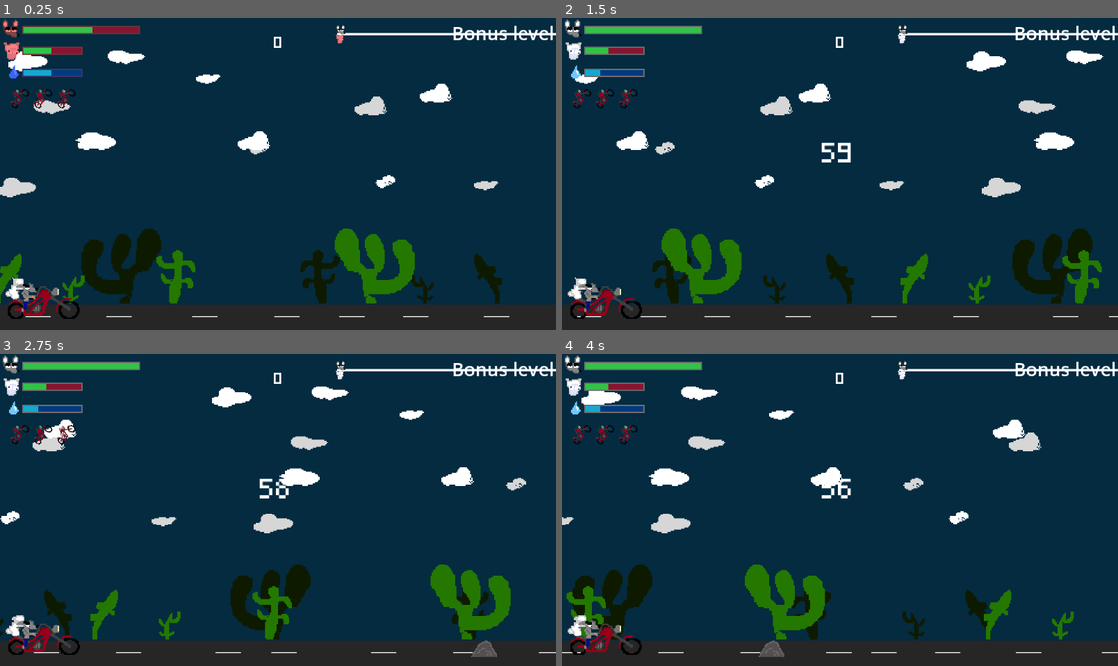
Above: before the commit, frames 1-4 (two rows, left to right).
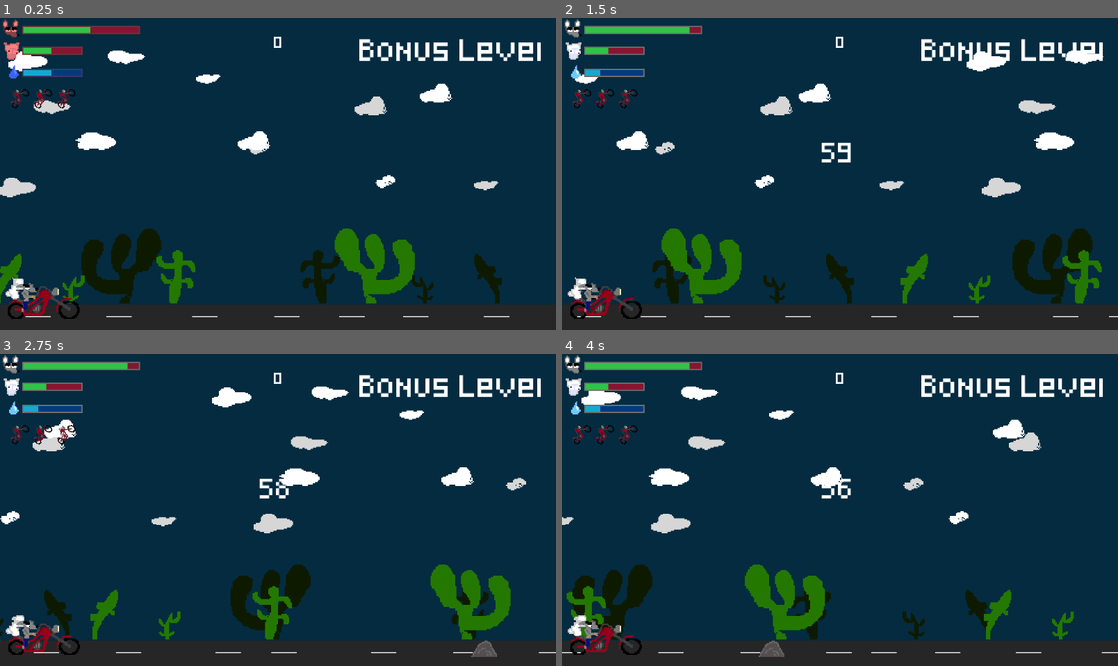
Above: after the commit, the same moments.

Repository: imikado/dupotSaveTheSheep
Game: Godot game, scene res://src/Levels/bonus_level_1.tscn
The game is run twice, just before and just after one commit, with the same random seed, the same clock (stepped at 60 frames per second) and the same inputs. This scene is started directly instead of the project's main scene.
Inputs (mouse positions are in pixels of both pictures, inside the frame that each line leads up to):
- Up to frame 1 (0.25 s): no input
- Up to frame 2 (1.5 s): tap Enter (ui_accept) at 0.5, 0.77 s; move the mouse to (962, 158) at 0.52 s; hold Right (ui_right) 0.53-1.25 s; tap Tab (player_action) at 0.6 s; click (962, 158) at 0.67 s; drag from (728, 189) to (812, 236) at 1.27 s
- Up to frame 3 (2.75 s): move the mouse to (333, 441) at 2.02 s; hold Left (ui_left) from 2.03 s (still down); tap Tab (player_action) at 2.1 s
- Up to frame 4 (4 s): release Left (ui_left) at 2.75 s; drag from (812, 572) to (673, 463) at 2.77 s; move the mouse to (1006, 556) at 3.52 s; hold Right (ui_right) from 3.53 s (still down); tap Tab (player_action) at 3.6 s; tap Enter (ui_accept) at 3.77 s

The runs differ from the first frame. In frame 1, 1.7% of the frame differs, in the area x 16-100%, y 2-14%; in frame 2, 1.6%; in frame 3, 1.7%, in the area x 22-100%, y 2-14%; in frame 4, 1.7%.

Commit message:
upd levels, improve menu, add replay

Diff:
--- a/src/Autoload/GlobalGame.gd
+++ b/src/Autoload/GlobalGame.gd
@@ -27,8 +27,8 @@
 const LEVEL_EASY_COEF_WATER = 2
 const LEVEL_NORMAL_COEF_WATER = 1
 
-const LEVEL_EASY_PLAYER_START_LIFE = 200
-const LEVEL_NORMAL_PLAYER_START_LIFE = 100
+const LEVEL_EASY_PLAYER_START_LIFE = 100
+const LEVEL_NORMAL_PLAYER_START_LIFE = 90
 
 const LEVEL_EASY_SHEEP_START_LIFE = 50
 const LEVEL_NORMAL_SHEEP_START_LIFE = 20
@@ -39,6 +39,43 @@
 var sheep_start_life = LEVEL_NORMAL_SHEEP_START_LIFE
 
 var _level_difficulty = LEVEL_DIFFICULTY.EASY
+
+var levelPlayerLife=0
+var levelSheepLife=0
+var levelWaterValue=0
+var levelScore=0
+
+var currentLevel=0
+
+func saveLevel(newLevel):
+	currentLevel=newLevel
+
+func getLevel():
+	return currentLevel
+
+func saveLevelPlayerLife(levelValue):
+	levelPlayerLife=levelValue
+
+func saveLevelSheepLife(levelValue):
+	levelSheepLife=levelValue
+
+func saveLevelWaterValue(levelValue):
+	levelWaterValue=levelValue
+
+func saveLevelScore(levelValue):
+	levelScore=levelValue
+
+func getLevelPlayerLife():
+	return levelPlayerLife
+
+func getLevelSheepLife():
+	return levelSheepLife
+
+func getLevelWaterValue():
+	return levelWaterValue
+
+func getLevelScore():
+	return levelScore
 
 func isLevelDifficultyEasy():
 	return _level_difficulty == LEVEL_DIFFICULTY.EASY
--- a/src/Levels/Level1/rooms/room_4.tscn
+++ b/src/Levels/Level1/rooms/room_4.tscn
@@ -19,7 +19,7 @@
 "times": PackedFloat32Array(0),
 "transitions": PackedFloat32Array(1),
 "update": 0,
-"values": [Vector2(285, 398)]
+"values": [Vector2(285, 400)]
 }
 tracks/1/type = "value"
 tracks/1/imported = false
@@ -47,7 +47,7 @@
 "times": PackedFloat32Array(0, 1.1),
 "transitions": PackedFloat32Array(1, 1),
 "update": 0,
-"values": [Vector2(286, 398), Vector2(285, 303)]
+"values": [Vector2(286, 402), Vector2(286, 303)]
 }
 tracks/1/type = "value"
 tracks/1/imported = false
@@ -106,7 +106,7 @@
 default_color = Color(0.156863, 0.054902, 0.0901961, 1)
 
 [node name="Elevator" parent="decor" instance=ExtResource("5_lpeci")]
-position = Vector2(285, 398)
+position = Vector2(285, 400)
 
 [node name="Handle" parent="decor" node_paths=PackedStringArray("bridge") instance=ExtResource("6_bay80")]
 position = Vector2(328, 333)
--- /dev/null
+++ b/src/Levels/Shared/elevator.gd
@@ -0,0 +1,11 @@
+extends Node2D
+
+
+func _on_sheep_area_body_entered(body: Node2D) -> void:
+	if body is Sheep:
+		body.set_process(false)
+		body.global_position.x+=20
+		body.global_position.y-=2
+		body.set_process(true)
+
+	pass # Replace with function body.
--- a/src/Levels/Shared/elevator.tscn
+++ b/src/Levels/Shared/elevator.tscn
@@ -1,5 +1,6 @@
-[gd_scene load_steps=4 format=3 uid="uid://cod74mh86m8jt"]
+[gd_scene load_steps=6 format=3 uid="uid://cod74mh86m8jt"]
 
+[ext_resource type="Script" uid="uid://c2lf0wq0f8tti" path="res://src/Levels/Shared/elevator.gd" id="1_f40hs"]
 [ext_resource type="Texture2D" uid="uid://mt1rm8u1igv0" path="res://src/Levels/Shared/crane.png" id="1_xwijh"]
 
 [sub_resource type="RectangleShape2D" id="RectangleShape2D_m1s74"]
@@ -8,7 +9,10 @@
 [sub_resource type="RectangleShape2D" id="RectangleShape2D_hkxer"]
 size = Vector2(27, 2.5)
 
+[sub_resource type="RectangleShape2D" id="RectangleShape2D_872xr"]
+
 [node name="Elevator" type="Node2D"]
+script = ExtResource("1_f40hs")
 
 [node name="Sprite2D" type="Sprite2D" parent="."]
 texture = ExtResource("1_xwijh")
@@ -27,13 +31,21 @@
 [node name="StaticBody2D" type="StaticBody2D" parent="."]
 
 [node name="CollisionShape2D" type="CollisionShape2D" parent="StaticBody2D"]
-position = Vector2(18, 34.75)
+position = Vector2(17, 35)
 shape = SubResource("RectangleShape2D_m1s74")
 
 [node name="StaticBody2D2" type="StaticBody2D" parent="."]
 
 [node name="CollisionShape2D2" type="CollisionShape2D" parent="StaticBody2D2"]
-position = Vector2(-0.75, 20)
+position = Vector2(-1.75, 20)
 rotation = 1.5708
 shape = SubResource("RectangleShape2D_hkxer")
 one_way_collision = true
+
+[node name="sheepArea" type="Area2D" parent="."]
+
+[node name="CollisionShape2D" type="CollisionShape2D" parent="sheepArea"]
+position = Vector2(12, 24)
+shape = SubResource("RectangleShape2D_872xr")
+
+[connection signal="body_entered" from="sheepArea" to="." method="_on_sheep_area_body_entered"]
--- a/src/Levels/bonus_level_1.gd
+++ b/src/Levels/bonus_level_1.gd
@@ -60,6 +60,8 @@
 	GlobalEvents.bonus_animation_gameover.connect(on_gameover_animation)
 
 	GlobalEvents.motorbike_hit_obstacle.connect(motorbike_hit_obstacle)
+
+	hud.disableProgression()
 
 	hud.set_score(GlobalPlayer.get_score())
 	hud.set_water(GlobalPlayer.get_water())
--- a/src/Levels/bonus_level_1.tscn
+++ b/src/Levels/bonus_level_1.tscn
@@ -11,8 +11,11 @@
 [ext_resource type="PackedScene" uid="uid://bshg2fnxc2fve" path="res://src/Levels/level_2.tscn" id="5_i8lm0"]
 [ext_resource type="PackedScene" uid="uid://yob4um0n673p" path="res://src/UI/Controls/LabelButton.tscn" id="5_x24ru"]
 [ext_resource type="PackedScene" uid="uid://g6loon2js4i6" path="res://src/UI/hud.tscn" id="8_ke4nq"]
+[ext_resource type="FontFile" uid="uid://clvttg6gbi4aq" path="res://src/UI/Controls/Shared/Pixeled.ttf" id="9_nv4ko"]
 [ext_resource type="PackedScene" uid="uid://1abyt4tsap5d" path="res://src/UI/hud_bonus.tscn" id="11_i8lm0"]
 [ext_resource type="PackedScene" uid="uid://c1mvj56pgyil6" path="res://src/Shared/Controls.tscn" id="11_qxesv"]
+
+[sub_resource type="Theme" id="Theme_i8lm0"]
 
 [node name="BonusLevel1" type="Node" node_paths=PackedStringArray("_camera", "_player", "_ground")]
 script = ExtResource("1_u5dm6")
@@ -47,9 +50,13 @@
 layout_mode = 1
 anchors_preset = 10
 anchor_right = 1.0
-offset_bottom = 23.0
+offset_left = -8.0
+offset_right = -8.0
+offset_bottom = 46.0
 grow_horizontal = 2
-text = "Bonus level"
+theme = SubResource("Theme_i8lm0")
+theme_override_fonts/font = ExtResource("9_nv4ko")
+text = "Bonus Level"
 horizontal_alignment = 2
 
 [node name="timeLeftLabel" type="Label" parent="Camera2D/Control"]
--- a/src/Levels/end_game.gd
+++ b/src/Levels/end_game.gd
@@ -1,8 +1,13 @@
 extends Control
 
 @onready var _backgroundTexture:TextureRect=$TextureRect
-@onready var _scoreLabel:Label=$VBoxContainer/HBoxContainer/scoreLabel
 
+@onready var _userScoreLabel = $VBoxContainer2/userScoreLabel
+@onready var _bonusUserScoreLabel = $VBoxContainer2/bonusUserScoreLabel
+@onready var _bonusSheepScoreLabel = $VBoxContainer2/bonusSheepScoreLabel
+@onready var _bonusLevelScoreLabel = $VBoxContainer2/bonusLevelScoreLabel
+
+@onready var _totalScoreLabel:Label= $VBoxContainer2/totalScoreLabel
 
 @export var NextLevel: PackedScene
 
@@ -11,9 +16,40 @@
 # Called when the node enters the scene tree for the first time.
 func _ready():
 	_backgroundTexture.texture=GlobalGame.get_last_screenshot()
-	set_score(GlobalPlayer.get_score())
 
-	GlobalGame.saveHighScore(GlobalPlayer.get_score())
+	var userScore = GlobalPlayer.get_score()
+
+	var bonusLevelScore:=0
+	var bonusLife:=0
+	var bonusPlayerLife:=0
+	var bonusSheepLife:=0
+
+	if GlobalGame.isLevelDifficultyEasy():
+		bonusLevelScore=100
+		bonusLife=1
+	else:
+		bonusLevelScore=500
+		bonusLife=2
+
+	bonusPlayerLife=GlobalPlayer.get_life()*bonusLife
+	bonusSheepLife=GlobalSheep.get_life()*bonusLife
+
+	_userScoreLabel.text='User score: '+str(GlobalPlayer.get_score())
+	_bonusLevelScoreLabel.text='Bonus Level completed: +'+str(bonusLevelScore)
+	_bonusUserScoreLabel.text='Bonus player life: +'+str(bonusPlayerLife)
+	_bonusUserScoreLabel.text+=' ('+str(GlobalPlayer.get_life())+'x'+str(bonusLife)+')'
+	_bonusSheepScoreLabel.text='Bonus sheep life: +'+str(bonusSheepLife)
+	_bonusSheepScoreLabel.text+=' ('+str(GlobalSheep.get_life())+'x'+str(bonusLife)+')'
+
+	var totalScore=0
+	totalScore+=userScore
+	totalScore+=bonusLevelScore
+	totalScore+=bonusPlayerLife
+	totalScore+=bonusSheepLife
+
+	GlobalPlayer.save_score(totalScore)
+
+	set_score(totalScore)
 
 
 func set_score(newScore:int):
@@ -21,8 +57,11 @@
 	tween.tween_method(set_score_text, _scoreValue,newScore, 1)
 	_scoreValue=newScore
 
+	GlobalGame.saveHighScore(newScore)
+
+
 func set_score_text(scoreValue:int):
-	_scoreLabel.text=str(scoreValue)
+	_totalScoreLabel.text=str(scoreValue)
 
 
 func _on_play_button_pressed():
--- a/src/Levels/end_game.tscn
+++ b/src/Levels/end_game.tscn
@@ -36,36 +36,42 @@
 [node name="Label2" type="Label" parent="."]
 layout_mode = 0
 offset_left = 185.0
-offset_top = 73.5
+offset_top = 5.5
 offset_right = 295.0
-offset_bottom = 113.5
+offset_bottom = 45.5
 theme = ExtResource("2_ml0vc")
 theme_override_font_sizes/font_size = 14
 text = "THE END !!"
 
-[node name="VBoxContainer" type="VBoxContainer" parent="."]
-layout_mode = 1
-anchors_preset = 8
-anchor_left = 0.5
-anchor_top = 0.5
-anchor_right = 0.5
-anchor_bottom = 0.5
-offset_left = -26.0
-offset_top = -11.5
-offset_right = 26.0
-offset_bottom = 11.5
-grow_horizontal = 2
-grow_vertical = 2
+[node name="VBoxContainer2" type="VBoxContainer" parent="."]
+layout_mode = 0
+offset_left = 169.0
+offset_top = 50.0
+offset_right = 310.0
+offset_bottom = 181.0
+alignment = 1
 
-[node name="HBoxContainer" type="HBoxContainer" parent="VBoxContainer"]
-layout_mode = 2
-
-[node name="Label" type="Label" parent="VBoxContainer/HBoxContainer"]
+[node name="userScoreLabel" type="Label" parent="VBoxContainer2"]
 layout_mode = 2
 theme = ExtResource("2_ml0vc")
-text = "Score: "
+text = "Level completed: +100"
 
-[node name="scoreLabel" type="Label" parent="VBoxContainer/HBoxContainer"]
+[node name="bonusUserScoreLabel" type="Label" parent="VBoxContainer2"]
+layout_mode = 2
+theme = ExtResource("2_ml0vc")
+text = "Level completed: +100"
+
+[node name="bonusSheepScoreLabel" type="Label" parent="VBoxContainer2"]
+layout_mode = 2
+theme = ExtResource("2_ml0vc")
+text = "Level completed: +100"
+
+[node name="bonusLevelScoreLabel" type="Label" parent="VBoxContainer2"]
+layout_mode = 2
+theme = ExtResource("2_ml0vc")
+text = "Level completed: +100"
+
+[node name="totalScoreLabel" type="Label" parent="VBoxContainer2"]
 layout_mode = 2
 size_flags_horizontal = 8
 theme = ExtResource("2_ml0vc")
--- a/src/Levels/end_level.gd
+++ b/src/Levels/end_level.gd
@@ -9,7 +9,6 @@
 
 @onready var _totalScoreLabel:Label= $VBoxContainer2/totalScoreLabel
 
-@onready var _levelLabel:Label=$levelLabel
 
 var _nextLevel:String="res://src/Levels/bonus_level_1.tscn"
 
--- a/src/Levels/level_1.gd
+++ b/src/Levels/level_1.gd
@@ -133,6 +133,9 @@
 
 	hud.max_x = currentX + roomEnd.width
 
+	#player.global_position.x += 760
+	#sheep.global_position.x += 740
+
 	debug_hook(currentX)
 
 func on_sheep_change_visibility(value):
--- a/src/Levels/level_2.gd
+++ b/src/Levels/level_2.gd
@@ -25,7 +25,7 @@
 	var world = subviewPortMain.find_world_2d()
 	subViewPortSheep.world_2d = world
 
-
+	GlobalGame.saveLevel(2)
 
 	GlobalPlayer.set_actor(player)
 
@@ -44,6 +44,11 @@
 	GlobalEvents.get_key.connect(on_get_key)
 
 	GlobalEvents.end_level.connect(on_end_level)
+
+	GlobalGame.saveLevelPlayerLife(GlobalPlayer.get_life())
+	GlobalGame.saveLevelSheepLife(GlobalSheep.get_life())
+	GlobalGame.saveLevelWaterValue(GlobalPlayer.get_water())
+	GlobalGame.saveLevelScore(GlobalPlayer.get_score())
 
 	hud.set_score(GlobalPlayer.get_score())
 	hud.set_water(GlobalPlayer.get_water())
--- a/src/UI/Screens/game_over.gd
+++ b/src/UI/Screens/game_over.gd
@@ -2,6 +2,8 @@
 
 var _scoreValue=0
 @onready var _scoreLabel:Label=$VBoxContainer/HBoxContainer/scoreLabel
+
+@onready var _replayButton:TextureButton=$replayButton
 
 # Called when the node enters the scene tree for the first time.
 func _ready():
@@ -10,6 +12,11 @@
 	set_score(GlobalPlayer.get_score())
 
 	GlobalGame.saveHighScore(GlobalPlayer.get_score())
+
+	_replayButton.visible=false
+
+	if GlobalGame.getLevel() ==2:
+		_replayButton.visible=true
 
 
 func set_score(newScore:int):
@@ -25,3 +32,12 @@
 func _on_label_button_pressed():
 	get_tree().change_scene_to_file('res://src/UI/Screens/Menu.tscn')
 	pass # Replace with function body.
+
+
+func _on_replay_button_pressed() -> void:
+	GlobalPlayer._life=GlobalGame.getLevelPlayerLife()
+	GlobalPlayer._water=GlobalGame.getLevelWaterValue()
+	GlobalSheep._life=GlobalGame.getLevelSheepLife()
+	GlobalPlayer.save_score(GlobalGame.getLevelScore())
+	get_tree().change_scene_to_file("res://src/Levels/level_2.tscn")
+	pass # Replace with function body.
--- a/src/UI/Screens/game_over.tscn
+++ b/src/UI/Screens/game_over.tscn
@@ -21,6 +21,13 @@
 offset_right = 313.0
 offset_bottom = 219.0
 _export_label = "menu"
+
+[node name="replayButton" parent="." instance=ExtResource("1_16ec8")]
+offset_left = 185.0
+offset_top = 223.0
+offset_right = 313.0
+offset_bottom = 257.0
+_export_label = "Replay"
 
 [node name="VBoxContainer" type="VBoxContainer" parent="."]
 anchors_preset = 8
@@ -51,3 +58,4 @@
 horizontal_alignment = 1
 
 [connection signal="pressed" from="LabelButton" to="." method="_on_label_button_pressed"]
+[connection signal="pressed" from="replayButton" to="." method="_on_replay_button_pressed"]
Not shown, added: src/Levels/Shared/elevator.gd.uid
Not shown: 1 places in src/Levels/bonus_level_1.tscn that only renumber resources
